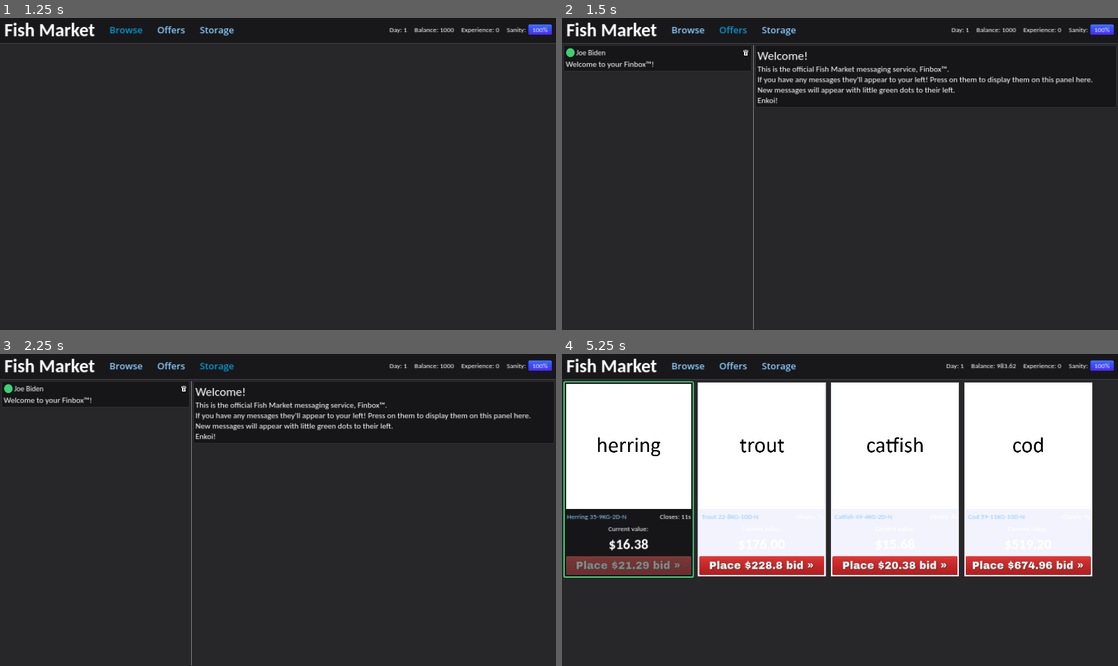
Above: before the commit, frames 1-4 (two rows, left to right).
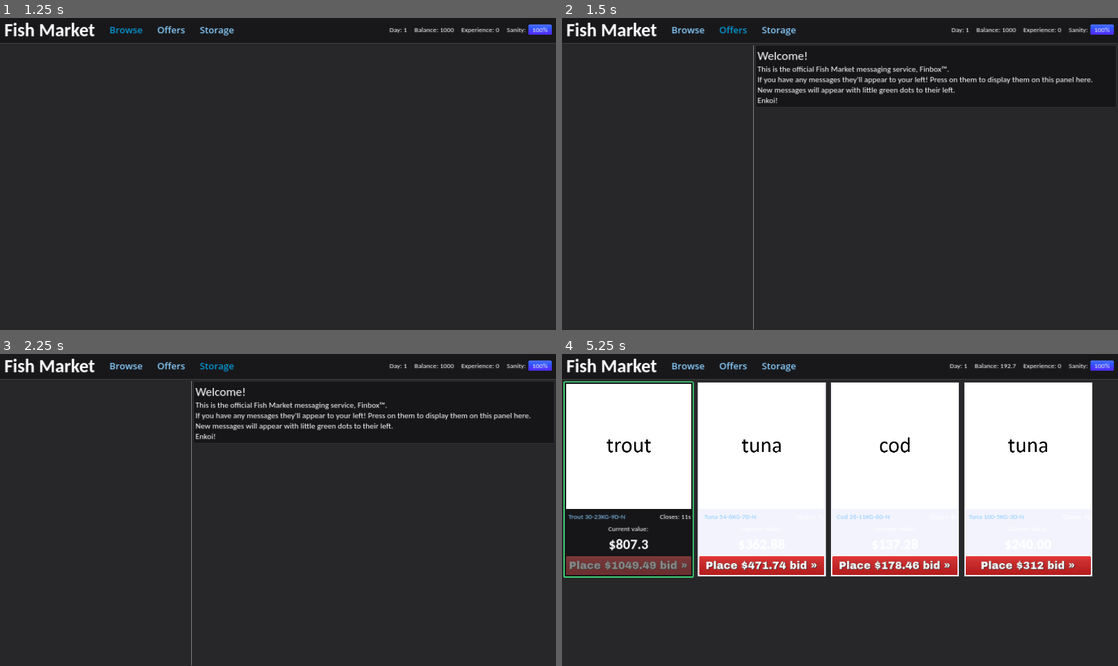
Above: after the commit, the same moments.

Repository: nirefi/fish
Game: Godot game, scene res://scenes/main.tscn
Same seed, same stepped clock (60 frames per second), same inputs: the game is played once before the commit and once after it.
Inputs (mouse positions are in pixels of both pictures, inside the frame that each line leads up to):
- Up to frame 1 (1.25 s): click "Browse" at 0.5 s
- Up to frame 2 (1.5 s): click "Offers" at 1.25 s
- Up to frame 3 (2.25 s): click "Storage" at 2 s
- Up to frame 4 (5.25 s): click "Browse" at 2.75 s; click (595, 516) at 3.5 s, where only the run before the commit has a clickable "Herring 35-9KG-2D-N"; click (595, 516) at 4.25 s, where only the run after the commit has a clickable "Trout 30-23KG-9D-N"; click (628, 566) at 5.02 s

Frame 1 is identical in both runs. In frame 2, 0.2% of the frame differs, in the area x 0-34%, y 9-17%; in frame 3, 0.2%; in frame 4, 2.7%, in the area x 0-94%, y 2-70%.

Commit message:
offers loading finished

Diff:
--- /dev/null
+++ b/offer.gd
@@ -0,0 +1,13 @@
+extends PanelContainer
+
+@onready var sender_label: Label = $MarginContainer/VBoxContainer/HBoxContainer/SenderLabel
+@onready var details_label: Label = $MarginContainer/VBoxContainer/DetailsLabel
+
+func _ready() -> void:
+	randomize()
+
+	var offer_selected: OfferBase = Global.unused_offers.pick_random()
+	sender_label.text = offer_selected.sender
+	details_label.text = offer_selected.intro
+	Global.current_offers.append(offer_selected)
+	Global.unused_offers.erase(offer_selected)
--- /dev/null
+++ b/resources/offers/test_offer.tres
@@ -0,0 +1,12 @@
+[gd_resource type="Resource" script_class="OfferBase" load_steps=2 format=3 uid="uid://cv5ayokt05fg7"]
+
+[ext_resource type="Script" path="res://scripts/offer_base.gd" id="1_660n4"]
+
+[resource]
+script = ExtResource("1_660n4")
+sender = "TEST"
+intro = "TEST"
+details = Array[String]([])
+basic = true
+requirements = []
+exp_requirement = 0
--- a/scenes/offer.tscn
+++ b/scenes/offer.tscn
@@ -1,5 +1,6 @@
-[gd_scene load_steps=6 format=3 uid="uid://cftr0ykwep66e"]
+[gd_scene load_steps=7 format=3 uid="uid://cftr0ykwep66e"]
 
+[ext_resource type="Script" path="res://offer.gd" id="1_0un0g"]
 [ext_resource type="FontFile" uid="uid://grerfhlep4mj" path="res://assets/fonts/Carlito-Regular.ttf" id="1_xomff"]
 [ext_resource type="Texture2D" uid="uid://cpownkrewksof" path="res://assets/sprites/trash-icon.png" id="2_0hkgv"]
 
@@ -31,6 +32,7 @@
 [node name="OffersItemPanel" type="PanelContainer"]
 custom_minimum_size = Vector2(650, 0)
 theme_override_styles/panel = SubResource("StyleBoxFlat_t5hq1")
+script = ExtResource("1_0un0g")
 
 [node name="MarginContainer" type="MarginContainer" parent="."]
 layout_mode = 2
--- a/scenes/offers_list.tscn
+++ b/scenes/offers_list.tscn
@@ -1,7 +1,7 @@
 [gd_scene load_steps=7 format=3 uid="uid://ck81xid0a5k6l"]
 
-[ext_resource type="PackedScene" uid="uid://cftr0ykwep66e" path="res://scenes/offer.tscn" id="1_cls1p"]
 [ext_resource type="FontFile" uid="uid://grerfhlep4mj" path="res://assets/fonts/Carlito-Regular.ttf" id="1_f58a4"]
+[ext_resource type="Script" path="res://scripts/offers_list.gd" id="1_xol3n"]
 [ext_resource type="FontFile" uid="uid://ccwh3re7anpp4" path="res://assets/fonts/Carlito-BoldItalic.ttf" id="2_lujms"]
 [ext_resource type="FontFile" uid="uid://iqvuuoko6x0p" path="res://assets/fonts/Carlito-Bold.ttf" id="3_cgi72"]
 
@@ -26,6 +26,7 @@
 grow_horizontal = 2
 grow_vertical = 2
 theme_override_styles/panel = SubResource("StyleBoxEmpty_k4nt1")
+script = ExtResource("1_xol3n")
 
 [node name="MarginContainer" type="MarginContainer" parent="."]
 layout_mode = 2
@@ -42,9 +43,6 @@
 layout_mode = 2
 
 [node name="VBoxContainer" type="VBoxContainer" parent="MarginContainer/HBoxContainer/ScrollContainer"]
-layout_mode = 2
-
-[node name="OffersItemPanel" parent="MarginContainer/HBoxContainer/ScrollContainer/VBoxContainer" instance=ExtResource("1_cls1p")]
 layout_mode = 2
 
 [node name="VSeparator" type="VSeparator" parent="MarginContainer/HBoxContainer"]
@@ -82,3 +80,8 @@
 New messages will appear with little green dots to their left.
 Enkoi!"
 fit_content = true
+
+[node name="OfferSpawnTimer" type="Timer" parent="."]
+autostart = true
+
+[connection signal="timeout" from="OfferSpawnTimer" to="." method="_on_offer_spawn_timer_timeout"]
--- a/scripts/auction_generator.gd
+++ b/scripts/auction_generator.gd
@@ -6,63 +6,14 @@
 @onready var item_spawn_timer: Timer = $ItemSpawnTimer
 @onready var item_table: GridContainer = $MarginContainer/ItemListScrollContainer/GridContainer
 
-# define the rng variable
-var rng = RandomNumberGenerator.new()
-
-# defining the fish array of dictionaries
-var fish: Array = [
-	{"name": "Salmon", "base": 70, "fact": "Salmon can actually jump up to two metres, only 0.4m away from the Olympic world record!"},
-	{"name": "Tuna", "base": 80, "fact": "The bluefin tuna is the largest tuna species. It can grow up to 4m long and weight up to 800kgs!"},
-	{"name": "Cod", "base": 40, "fact": "Cods can travel up to 320km to reach their breeding grounds during mating season!"},
-	{"name": "Trout", "base": 50, "fact": "Trouts can rapidly change colour depending on their surroundings or their mood."},
-	{"name": "Snapper", "base": 60, "fact": "Snappers have their name because of the audible snap their powerful jaws make when biting down!"},
-	{"name": "Catfish", "base": 20, "fact": "Catfish don't just swim, they can walk on land, climb walls and even breath air."},
-	{"name": "Carp", "base": 10, "fact": "Wild carp can live up to 40 years in the wild and the oldest carp was 226 years old."},
-	{"name": "Herring", "base": 10, "fact": "Herrings swim in schools that can consist of millions of fish and be as high as 100 metres."},
-	{"name": "Pike", "base": 30, "fact": "A single female pike could produce between 50,000 and 500,000 eggs in her lifetime."}
-]
-
 func _ready() -> void:
 	# randomise the seed
 	randomize()
 
-func create_button():
-	# instantiate my item template and add it to the list
+func _on_item_spawn_timer_timeout() -> void:
 	var auction_item_instance = AUCTION_ITEM.instantiate()
 	item_table.add_child(auction_item_instance)
-
-	# set the names, qualities, expirations, size and price
-	auction_item_instance.name_value = rng.randi_range(0, fish.size() - 1)
-	auction_item_instance.quality_value = weighted_rand(20)
-	auction_item_instance.expiration_value = rng.randi_range(1, 10)
-	auction_item_instance.size_value = weighted_rand(4)
-	# little thingy to give the fish a value
-	auction_item_instance.price_value = (fish[auction_item_instance.name_value].base *
-	(auction_item_instance.quality_value / 20) * (auction_item_instance.expiration_value / 5) *
-	(auction_item_instance.size_value / 5))
-
-	# set the item icon by putting the name together jigsaw style
-	auction_item_instance.icon_texture.texture = load("res://assets/sprites/" + (fish[auction_item_instance.name_value].name).to_lower() + "-icon.png")
-
-	auction_item_instance.details_button.text = (fish[auction_item_instance.name_value].name + " " + str(auction_item_instance.quality_value) + "-" +
-	str(auction_item_instance.size_value) + "KG-" + str(auction_item_instance.expiration_value) + "D-N")
-
-	auction_item_instance.current_bid_value_label.text = "$%.02f" % auction_item_instance.price_value
-
-	auction_item_instance.bid_text.text = "Place $" + str(Global.round_place(auction_item_instance.price_value * auction_item_instance.BID_PRICE_MULTIPLIER, 2)) + " bid »"
-
-func _on_item_spawn_timer_timeout() -> void:
-	create_button()
 
 # get first char from a string and returns the single char as a string
 func get_first_char(full_word: String) -> String:
 	return full_word.left(1)
-
-# fix: can be 0 (because x gets rolled as 1 and 1 - 1 is 0)
-func weighted_rand(multiplier: int) -> int:
-	var x: int = 5
-	for i in range(5):
-		if rng.randi_range(0, 1) == 0:
-			x = i + 1
-			break
-	return rng.randi_range(x * multiplier, min((x + 1) * multiplier - 1, 100))
--- a/scripts/global.gd
+++ b/scripts/global.gd
@@ -2,14 +2,16 @@
 
 var money: float = 1000.00
 var day: int = 1
-var exp: int = 0
+var player_exp: int = 0
 var username: String = "Placeholder"
 var items_held: Array
 var all_offers: Array[OfferBase]
 var current_offers: Array[OfferBase]
+var unused_offers: Array[OfferBase]
 
 func _ready() -> void:
 	load_offers("res://resources/offers/")
+	unused_offers = all_offers
 
 # function to round, at some point will make sure its always the amount of places so it wont end up like 22.9 when at 2dp
 func round_place(num, places):
--- a/scripts/item.gd
+++ b/scripts/item.gd
@@ -11,6 +11,22 @@
 @onready var item_time: Timer = $ItemTime
 @onready var bid_text: Label = $MarginContainer/VBoxContainer/BidButtonContainer/BidText
 @onready var panel_disabled: PanelContainer = $PanelDisabled
+@onready var animation_player: AnimationPlayer = $AnimationPlayer
+
+var rng = RandomNumberGenerator.new()
+
+# defining the fish array of dictionaries
+var fish: Array = [
+	{"name": "Salmon", "base": 70, "fact": "Salmon can actually jump up to two metres, only 0.4m away from the Olympic world record!"},
+	{"name": "Tuna", "base": 80, "fact": "The bluefin tuna is the largest tuna species. It can grow up to 4m long and weight up to 800kgs!"},
+	{"name": "Cod", "base": 40, "fact": "Cods can travel up to 320km to reach their breeding grounds during mating season!"},
+	{"name": "Trout", "base": 50, "fact": "Trouts can rapidly change colour depending on their surroundings or their mood."},
+	{"name": "Snapper", "base": 60, "fact": "Snappers have their name because of the audible snap their powerful jaws make when biting down!"},
+	{"name": "Catfish", "base": 20, "fact": "Catfish don't just swim, they can walk on land, climb walls and even breath air."},
+	{"name": "Carp", "base": 10, "fact": "Wild carp can live up to 40 years in the wild and the oldest carp was 226 years old."},
+	{"name": "Herring", "base": 10, "fact": "Herrings swim in schools that can consist of millions of fish and be as high as 100 metres."},
+	{"name": "Pike", "base": 30, "fact": "A single female pike could produce between 50,000 and 500,000 eggs in her lifetime."}
+]
 
 # declare consts and variables
 const ITEM_TOP_BID = preload("res://styles/item_top_bid.tres")
@@ -23,6 +39,29 @@
 var price_value: float
 var bids_array: Array
 var current_bid_price: float
+
+func _ready() -> void:
+	randomize()
+
+	# set the names, qualities, expirations, size and price
+	name_value = rng.randi_range(0, fish.size() - 1)
+	quality_value = weighted_rand(20)
+	expiration_value = rng.randi_range(1, 10)
+	size_value = weighted_rand(4)
+	# little thingy to give the fish a value
+	price_value = (fish[name_value].base *
+	(quality_value / 20) * (expiration_value / 5) *
+	(size_value / 5))
+
+	# set the item icon by putting the name together jigsaw style
+	icon_texture.texture = load("res://assets/sprites/" + (fish[name_value].name).to_lower() + "-icon.png")
+
+	details_button.text = (fish[name_value].name + " " + str(quality_value) + "-" +
+	str(size_value) + "KG-" + str(expiration_value) + "D-N")
+
+	current_bid_value_label.text = "$%.02f" % price_value
+
+	bid_text.text = "Place $" + str(Global.round_place(price_value * BID_PRICE_MULTIPLIER, 2)) + " bid »"
 
 func _on_bid_button_pressed() -> void:
 	# if the bids array isnt empty then current_bid_price shouldnt be 0 so its fine to do this
@@ -41,14 +80,23 @@
 		current_bid_value_label.text = "$" + str(Global.round_place(current_bid_price, 2))
 		bids_array.append(Global.username)
 
-func _process(delta: float) -> void:
+func _process(_delta: float) -> void:
 	# if the timer hasnt ended set the auction end time
 	if item_time.time_left != 0:
 		auction_time_label.text = "Closes: " + str(round(item_time.time_left)) + "s"
 
 func _on_item_time_timeout() -> void:
-	panel_disabled.visible = true
+	animation_player.play("auction_closed")
 	auction_time_label.text = "Auction ended!"
 	if bids_array.size() > 0:
 		if bids_array[bids_array.size() -1] == Global.username:
 			Global.items_held.append({"name" = name_value, "quality" = quality_value, "size" = size_value, "expiration" = expiration_value, "special" = special_value, "price" = price_value, "price_bought" = current_bid_price, "bid_history" = bids_array})
+			Global.player_exp += 10
+
+func weighted_rand(multiplier: int) -> int:
+	var x: int = 5
+	for i in range(5):
+		if rng.randi_range(0, 1) == 0:
+			x = i + 1
+			break
+	return rng.randi_range(x * multiplier, min((x + 1) * multiplier - 1, 100))
--- a/scripts/main.gd
+++ b/scripts/main.gd
@@ -35,10 +35,10 @@
 	# set the stats
 	day_label.text = "Day: " + str(Global.day)
 	balance_label.text = "Balance: " + str(Global.round_place(Global.money, 2))
-	exp_label.text = "Experience: " + str(Global.exp)
+	exp_label.text = "Experience: " + str(Global.player_exp)
 
 # TODO LATER: UPDATE STATS BY A SIGNAL SENT WHEN ANY BID BUTTON IS PRESSED AS TO MAKE THIS MORE PERFORMANT
-func _process(delta: float) -> void:
+func _process(_delta: float) -> void:
 	update_stats()
 
 func hide_scenes_children(scene: Node) -> void:
--- a/scripts/offer_base.gd
+++ b/scripts/offer_base.gd
@@ -6,3 +6,4 @@
 @export var details: Array[String]
 @export var basic: bool = true
 @export var requirements: Array
+@export var exp_requirement: int
--- /dev/null
+++ b/scripts/offers_list.gd
@@ -0,0 +1,10 @@
+extends PanelContainer
+
+const OFFER = preload("res://scenes/offer.tscn")
+@onready var offers_container: VBoxContainer = $MarginContainer/HBoxContainer/ScrollContainer/VBoxContainer
+
+func _on_offer_spawn_timer_timeout() -> void:
+	if Global.unused_offers.is_empty():
+		return
+	var offer_instance = OFFER.instantiate()
+	offers_container.add_child(offer_instance)
